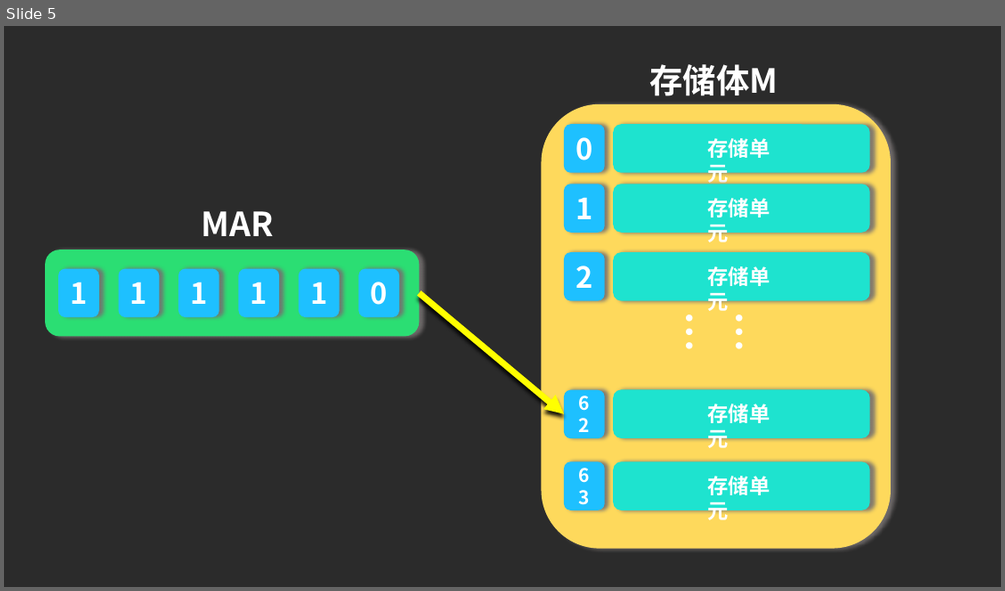
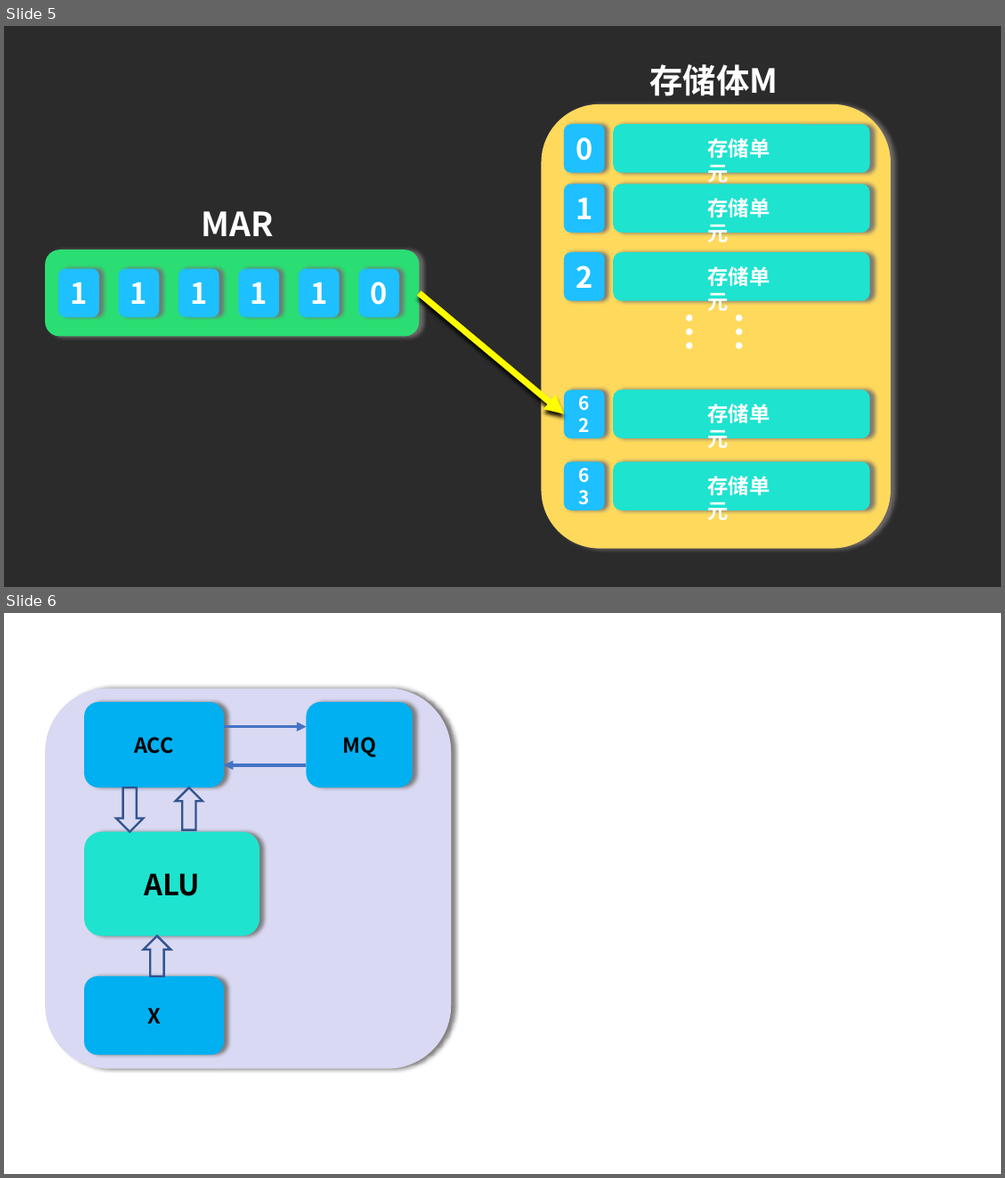
Before and after one commit to han1254/-, a slide deck: 计算机组成原理/chapter1/chapter1 [自动保存的].pptx. Shown one above the other, each under a label of ours: slide 5 before the commit, slides 5 and 6 after it. The pictures are 1005x591 and 1005x1178 pixels, drawn with LibreOffice and Linux fonts; fonts in the diff are those of the drawing; background and template pictures are left out; a plain dark background stands for a picture behind light text. Boxes give left, top, right and bottom in pixels: in the first picture for what was removed or moved away, otherwise in the second. Text is boxed around its words. In the diff, an @@ line names an element or a change of style, - is before the commit and + after.

```diff
--- a/计算机组成原理/chapter1/chapter1 [自动保存的].pptx
+++ b/计算机组成原理/chapter1/chapter1 [自动保存的].pptx
@@ slide 6 added at (4, 613, 1001, 1174), background picture (left out) @@
@@ arrow added from (224, 727) to (306, 727), #4472C4 3 pt @@
@@ arrow added from (306, 765) to (224, 765), #4472C4 3 pt @@
@@ down arrow added at (116, 787, 143, 831), outline #325491 2 pt @@
@@ down arrow added at (175, 787, 202, 830), outline #325491 2 pt @@
@@ down arrow added at (143, 936, 170, 976), outline #325491 2 pt @@
@@ group added at (45, 689, 451, 1069): 5 rounded rectangles @@
+ALU
+ACC
+MQ
+X
```
Also in this commit, not shown: 31 other files.
